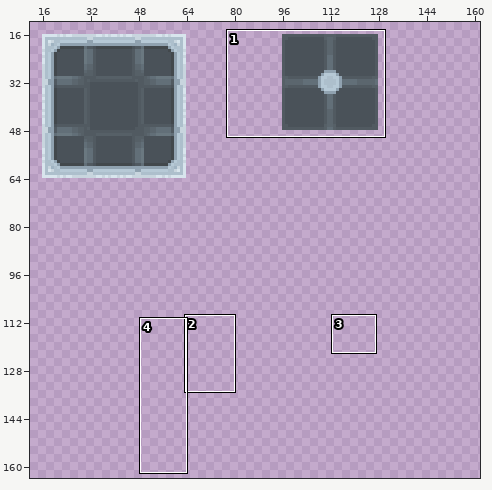
A sprite sheet gets an edit: Assets/Sprites/Tilesheets/Gel Gal Tilesheet.png. The first picture is a wide view before the edit; the outline marks the close-up.
Close-up. Old version:
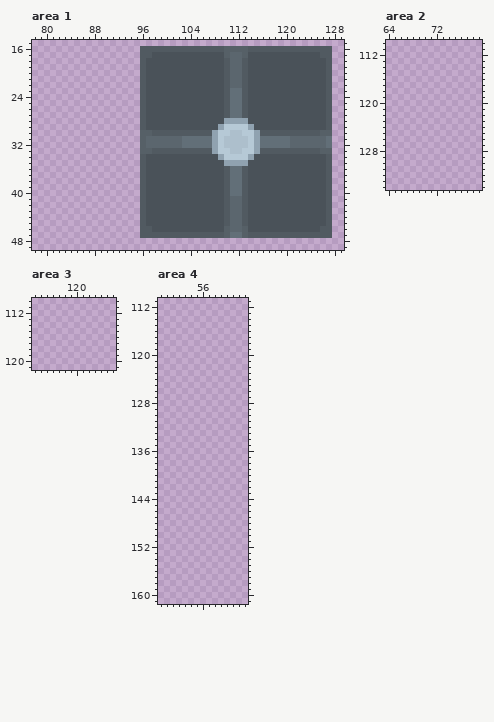
The file is 208x176 pixels. Colours within 5 levels of each other are drawn and written as one. Shown: area 1: x 78..129, y 15..49; area 2: x 64..79, y 110..134; area 3: x 113..126, y 110..121; area 4: x 49..63, y 111..161. The old version is drawn lined up with the new one. The wide view leaves out empty margins. The commit also changed other parts of the picture, which this record leaves out.
And afterwards:
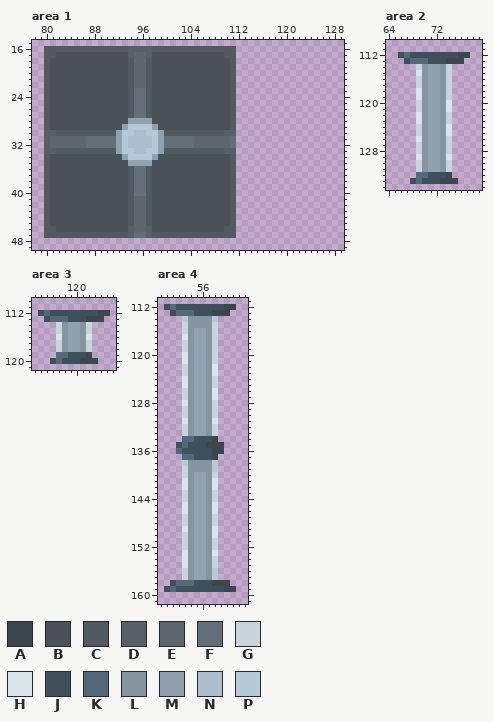
Palette (. is transparent): A #3a474f  B #4a5259  C #515a61  D #566067  E #5b666e  F #626f78  G #c8d5de  H #d8e5ed  J #3e505c  K #516978  L #8494a1  M #90a2b0  N #adbfcc  P #b6c9d6
Edits made:
whole drawing moved by -32,-32 (the old picture is shown already moved)
Changed rows in their new state; - is an unchanged pixel.
Area 1:
first column x 80:
16 CCCCCCCCCCCCCCDDDD------------CC................
17 CCBBBBBBBBBBBBDEED------------CC................
18 CBBBBBBBBBBBBBCEEC------------BC................
19 CBBBBBBBBBBBBBCEEC------------BC................
20 CBBBBBBBBBBBBBCEEC------------BC................
21 CBBBBBBBBBBBBBCEEC------------BC................
22 CBBBBBBBBBBBBBCEEC------------BC................
23 CBBBBBBBBBBBBBCFFC------------BC................
24 CBBBBBBBBBBBBBCFFC------------BC................
25 CBBBBBBBBBBBBBCFFC------------BC................
26 CBBBBBBBBBBBBBCFFC------------BC................
27 CBBBBBBBBBBBBBCFFC------------BC................
28 CBBBBBBBBBBBBBMMMM------------BC................
29 CBBBBBBBBBBBBMPPPPM----------BBC................
30 DDCCCCCCCCCCMPPNNPPM--------CCDD................
31 DEEEEEEFFFFFMPNNNNPMFFF--EEEEEEF................
32 DEEEEEEFFFFFMPNNNNPMFFF--EEEEEEF................
33 DDCCCCCCCCCCMPPNNPPM--------CCDD................
34 CBBBBBBBBBBBBMPPPPM----------BBC................
35 CBBBBBBBBBBBBBMMMM------------BC................
36 CBBBBBBBBBBBBBCFFC------------BC................
37 CBBBBBBBBBBBBBCFFC------------BC................
38 CBBBBBBBBBBBBBCFFC------------BC................
39 CBBBBBBBBBBBBBCFFC------------BC................
40 CBBBBBBBBBBBBBCFFC------------BC................
41 CBBBBBBBBBBBBBCEEC------------BC................
42 CBBBBBBBBBBBBBCEEC------------BC................
43 CBBBBBBBBBBBBBCEEC------------BC................
44 CBBBBBBBBBBBBBCEEC------------BC................
45 CBBBBBBBBBBBBBCEEC------------BC................
46 CCBBBBBBBBBBBBDEED------------CC................
47 CCCCCCCCCCCCCCDFFD------------CC................
Area 2:
first column x 66:
112 JKJJJJJJJJAA
113 -JKKKJJJAAA-
114 ---GLMMLG---
115 ---HLMMLG---
116 ---GLMMLG---
117 ---GLMMLG---
118 ---HLMMLG---
119 ---HLMMLG---
120 ---GLMMLH---
121 ---GLMMLH---
122 ---HLMMLG---
123 ---HLMMLG---
124 ---GLMMLH---
125 ---GLMMLH---
126 ---HLMMLG---
127 ---GLMMLG---
128 ---GLMMLG---
129 ---HLMMLH---
130 ---GLMMLG---
131 ---GLMMLG---
132 ---KKJJJA---
133 --JKJJJAAA--
Area 3:
first column x 114:
112 JKJJJJJJJJAA
113 -JKKKJJJAAA-
114 ---GLMMLG---
115 ---GLMMLG---
116 ---HLMMLH---
117 ---GLMMLG---
118 ---GLMMLG---
119 ---KKJJJA---
120 --JKJJJAAA--
Area 4:
first column x 50:
112 JKJJJJJJJJAA
113 -JKKKJJJAAA-
114 ---PLLLLP---
115 ---GLLLLG---
116 ---GLMMLG---
117 ---HLMMLG---
118 ---GLMMLG---
119 ---GLMMLG---
120 ---HLMMLG---
121 ---HLMMLG---
122 ---GLMMLH---
123 ---GLMMLH---
124 ---HLMMLG---
125 ---HLMMLG---
126 ---GLMMLH---
127 ---GLMMLH---
128 ---HLMMLG---
129 ---GLMMLG---
130 ---GLMMLG---
131 ---HLMMLH---
132 ---GLMMLG---
133 ---GLMMLG---
134 ---KKJJJA---
135 --JKJJJAAA--
136 --KJJJJJAA--
137 ---KKJJJA---
138 ---PLLLLP---
139 ---GLLLLP---
140 ---GLMMLG---
141 ---HLMMLH---
142 ---HLMMLH---
143 ---GLMMLG---
144 ---GLMMLG---
145 ---HLMMLH---
146 ---HLMMLH---
147 ---GLMMLG---
148 ---GLMMLG---
149 ---HLMMLH---
150 ---GLMMLH---
151 ---GLMMLG---
152 ---GLMMLG---
153 ---HLMMLH---
154 ---HLMMLG---
155 ---HLMMLG---
156 ---GLMMLP---
157 ---GLMMLP---
158 -JKKKJJJAAA-
159 JKJJJJJJJJAA
Boxes around the changes in both close-ups, in picture pixels (x1, y1, x2, y2):
changed: (44, 46, 332, 238)
added: (398, 52, 470, 184)
added: (38, 310, 110, 364)
added: (164, 304, 236, 592)
